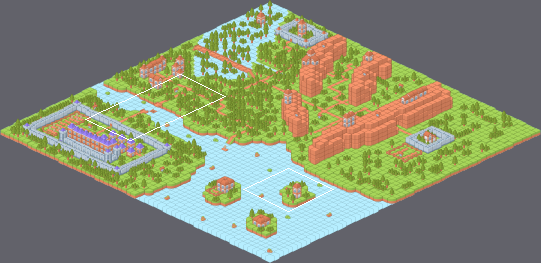
Tiled map -- assets/level/Map/mapa_mundi.tmx. The picture above shows the old version from afar; the outline marks the close-up.
Close-up. The starting point:
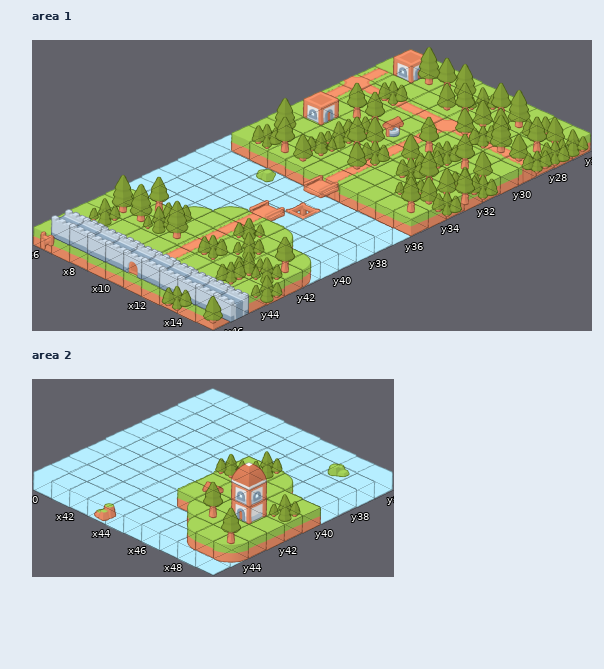
Cells are 232x110 px. Isometric: x runs down to the right, y down to the left. Shown: area 1 x 6..15, y 26..46; area 2 x 40..49, y 36..45. The commit also changed other parts of the map, which this record leaves out.
After the commit:
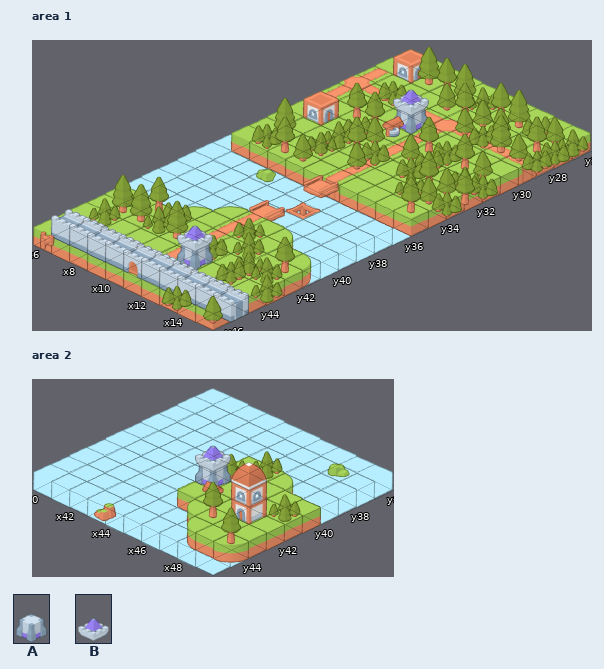
Key: from "Example": A 415 "castle_towerPurpleBase_W", B 416 "castle_towerPurpleTop_E".
_ is an empty cell.
Diff:
Layer "2", area 1:
There is now tile A in row 29 at x 9; in row 43 at x 11.
Layer "3", area 1:
There is now tile B in row 28 at x 8; in row 42 at x 10.
Layer "2", area 2:
There is now tile A in row 40 at x 44.
Layer "3", area 2:
There is now tile B in row 39 at x 43.
